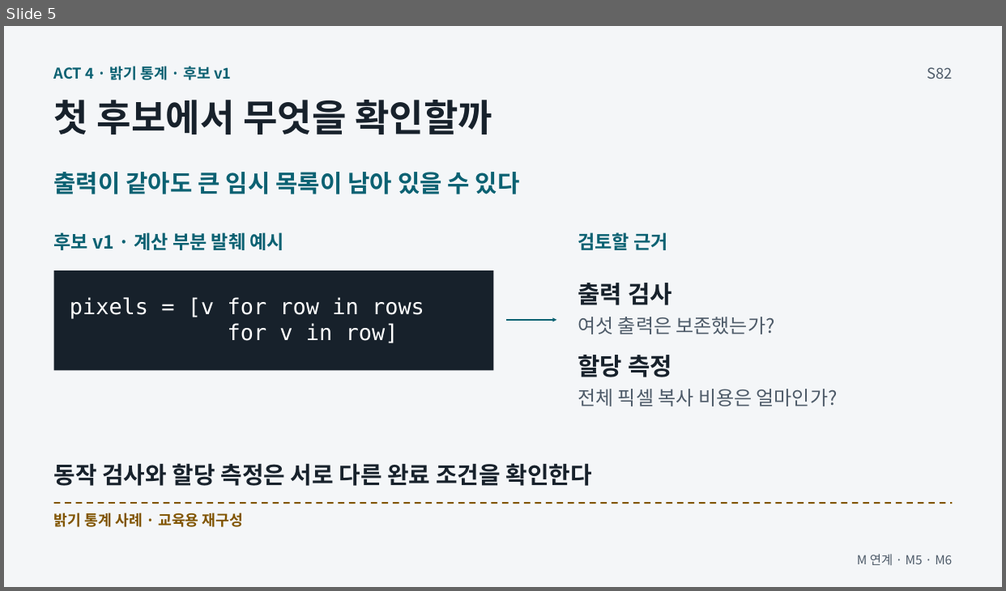
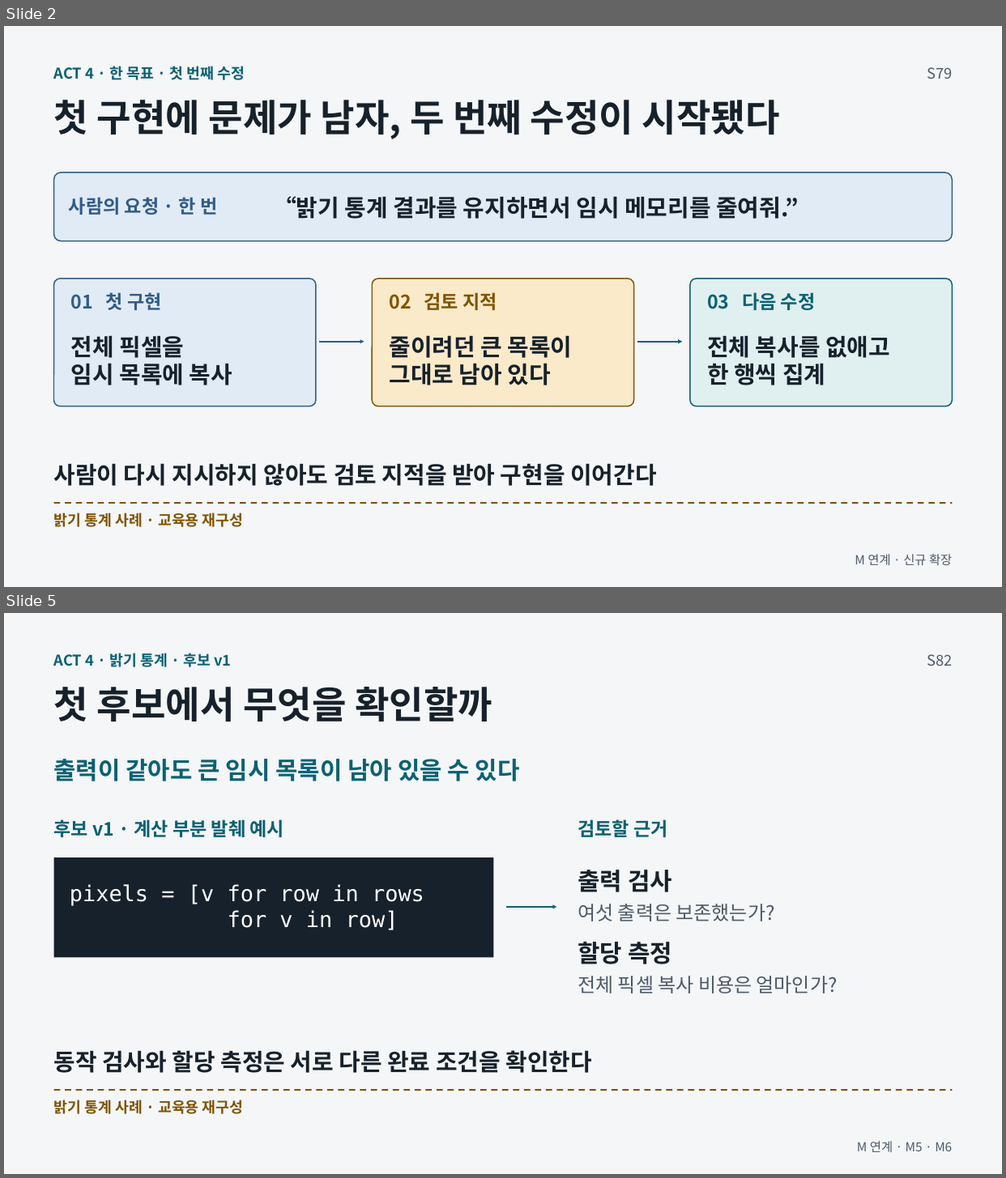
Before and after one commit to GideokKim/ai-dev-training, a slide deck: production/ACT_4.pptx. Shown one above the other, each under a label of ours: slide 5 before the commit, slides 2 and 5 after it; the slides between them are not shown. The pictures are 1006x591 and 1006x1178 pixels, drawn with LibreOffice and Linux fonts; fonts in the diff are those of the drawing. Boxes give left, top, right and bottom in pixels: in the first picture for what was removed or moved away, otherwise in the second. Text is boxed around its words. In the diff, an @@ line names an element or a change of style, - is before the commit and + after.

```diff
--- a/production/ACT_4.pptx
+++ b/production/ACT_4.pptx
@@ slide 2 added at (4, 26, 1002, 587), background #F4F6F8 @@
@@ text added at (54, 66, 245, 80), 14.2 pt, text #0B6172, bold @@
+ACT 4 · 한 목표 · 첫 번째 수정
@@ text added at (927, 67, 952, 79), 14.2 pt, text #4D5A68 @@
+S79
@@ text added at (54, 100, 780, 139), 36 pt, text #17212B, bold @@
+첫 구현에 문제가 남자, 두 번째 수정이 시작됐다
@@ rounded rectangle added at (54, 173, 953, 241), fill #E1EBF6, outline #315C87 1.13 pt @@
@@ text added at (69, 197, 217, 215), 18 pt, text #315C87, bold @@
+사람의 요청 · 한 번
@@ text added at (273, 196, 799, 219), 22.5 pt, text #17212B, bold @@
+“밝기 통계 결과를 유지하면서 임시 메모리를 줄여줘.”
@@ rounded rectangle added at (54, 279, 316, 407), fill #E1EBF6, outline #315C87 1.13 pt @@
@@ text added at (71, 292, 162, 310), 18 pt, text #315C87, bold @@
+01 첫 구현
@@ rounded rectangle added at (373, 279, 634, 407), fill #FAEAC9, outline #805400 1.13 pt @@
@@ text added at (389, 292, 497, 310), 18 pt, text #805400, bold @@
+02 검토 지적
@@ rounded rectangle added at (691, 279, 953, 407), fill #E0EFF0, outline #0B6172 1.13 pt @@
@@ text added at (707, 292, 816, 310), 18 pt, text #0B6172, bold @@
+03 다음 수정
@@ text added at (71, 335, 232, 386), 22.5 pt, text #17212B, bold @@
+전체 픽셀을
+임시 목록에 복사
@@ text added at (389, 335, 573, 386), 22.5 pt, text #17212B, bold @@
+줄이려던 큰 목록이
+그대로 남아 있다
@@ text added at (707, 335, 890, 386), 22.5 pt, text #17212B, bold @@
+전체 복사를 없애고
+한 행씩 집계
@@ arrow added from (319, 342) to (364, 342), #315C87 1.88 pt @@
@@ arrow added from (637, 342) to (682, 342), #0B6172 1.88 pt @@
@@ text added at (54, 463, 656, 486), 22.5 pt, text #17212B, bold @@
+사람이 다시 지시하지 않아도 검토 지적을 받아 구현을 이어간다
@@ line added from (54, 504) to (953, 504), #805400 1.5 pt dashed @@
@@ text added at (54, 513, 244, 527), 14.2 pt, text #805400, bold @@
+밝기 통계 사례 · 교육용 재구성
@@ text added at (854, 554, 952, 565), 12 pt, text #4D5A68 @@
+M 연계 · 신규 확장
```
Also in this commit, not shown: 4 slides changed, 2 other slides added, 3 slides removed, 47 other files.
